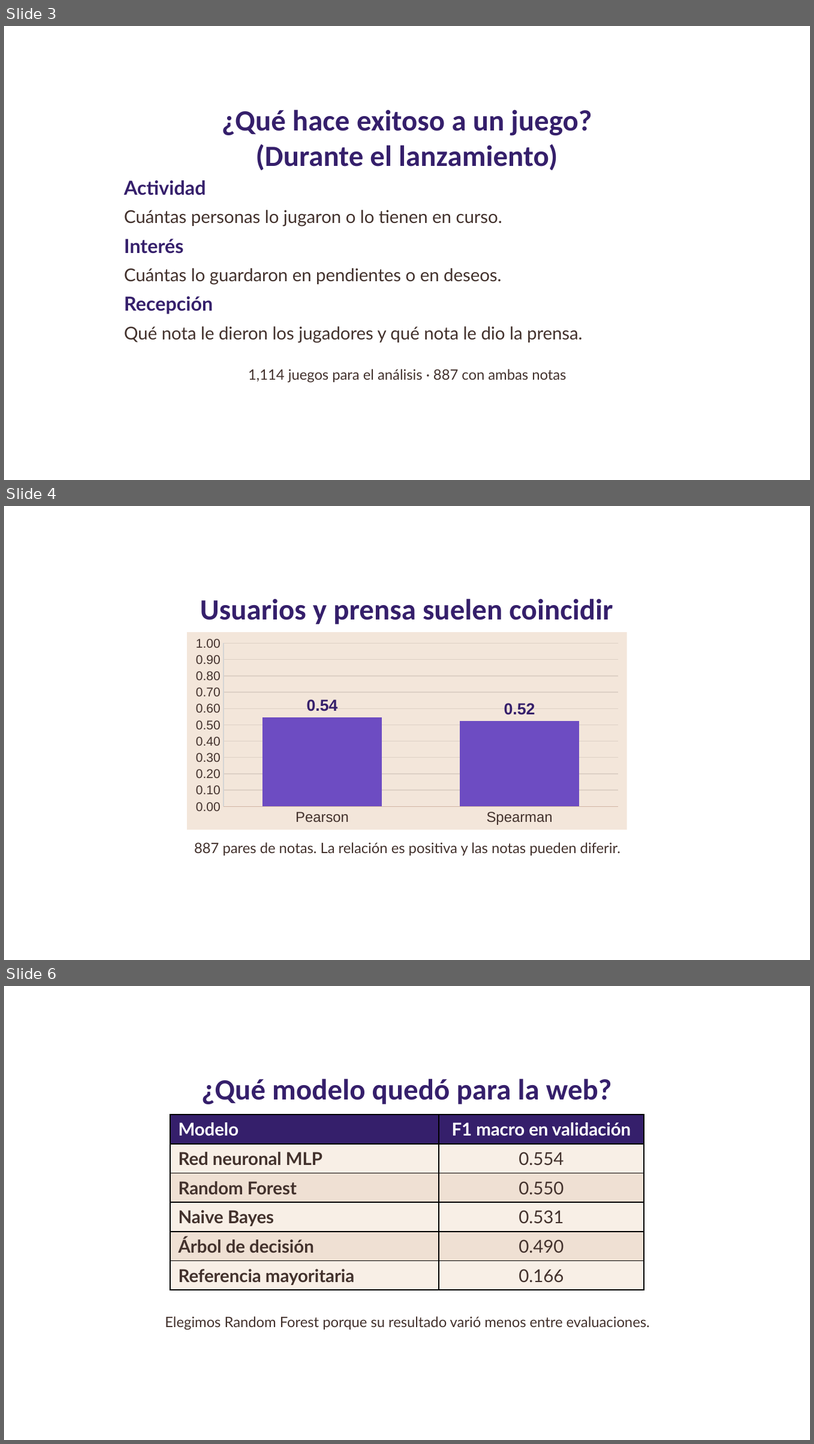
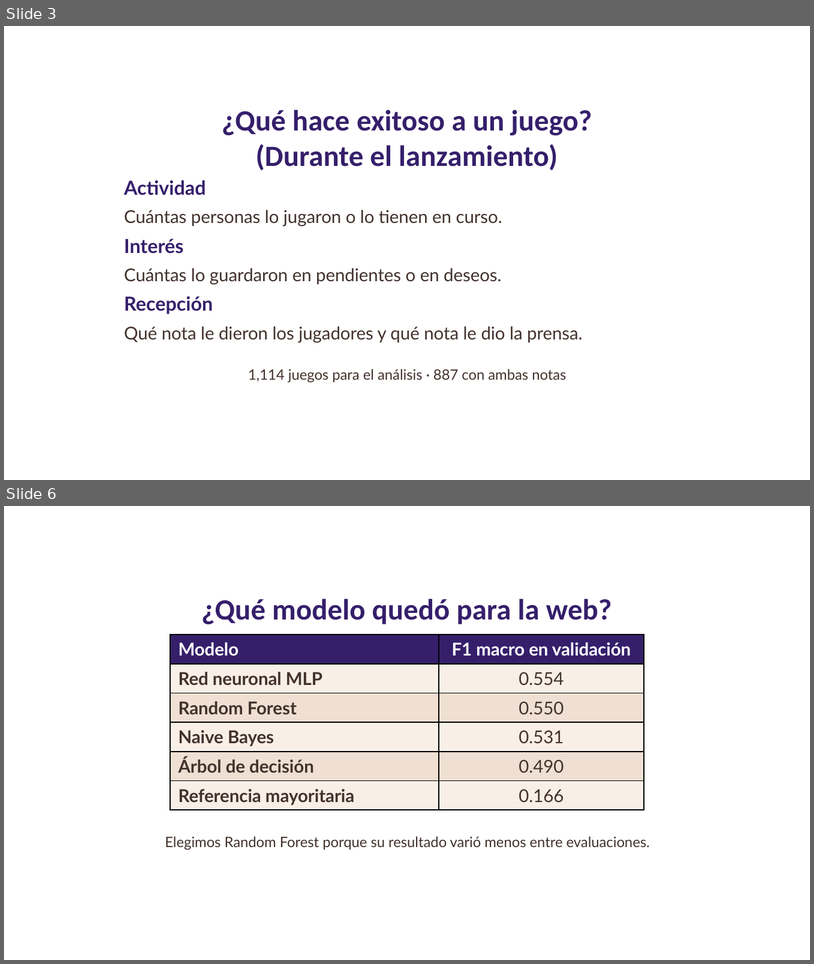
Before and after one commit to AngelHusielLaraHernandez/ProyectoMineria, a slide deck: EntregableFinal/Presentacion/Observatorio de Videojuegos.pptx. Shown one above the other, each under a label of ours: slides 3, 4 and 6 before the commit, slides 3 and 6 after it; the slides between them are not shown. The pictures are 814x1444 and 814x964 pixels, drawn with LibreOffice and Linux fonts; fonts in the diff are those of the drawing; background and template pictures are left out. Boxes give left, top, right and bottom in pixels: in the first picture for what was removed or moved away, otherwise in the second. Text is boxed around its words. In the diff, an @@ line names an element or a change of style, - is before the commit and + after.

```diff
--- a/EntregableFinal/Presentacion/Observatorio de Videojuegos.pptx
+++ b/EntregableFinal/Presentacion/Observatorio de Videojuegos.pptx
@@ slide 4 removed at [4, 506, 810, 960], background picture (left out) @@
@@ text removed at [200, 598, 613, 624] @@
-Usuarios y prensa suelen coincidir
@@ column chart removed at [187, 632, 627, 829] @@
-categories: Pearson, Spearman
-Series 1: 0.54, 0.52
@@ text removed at [194, 842, 621, 855] @@
-887 pares de notas. La relación es positiva y las notas pueden diferir.
```
Also in this commit, not shown: 2 slides changed, 1 slide added, 2 other files.
